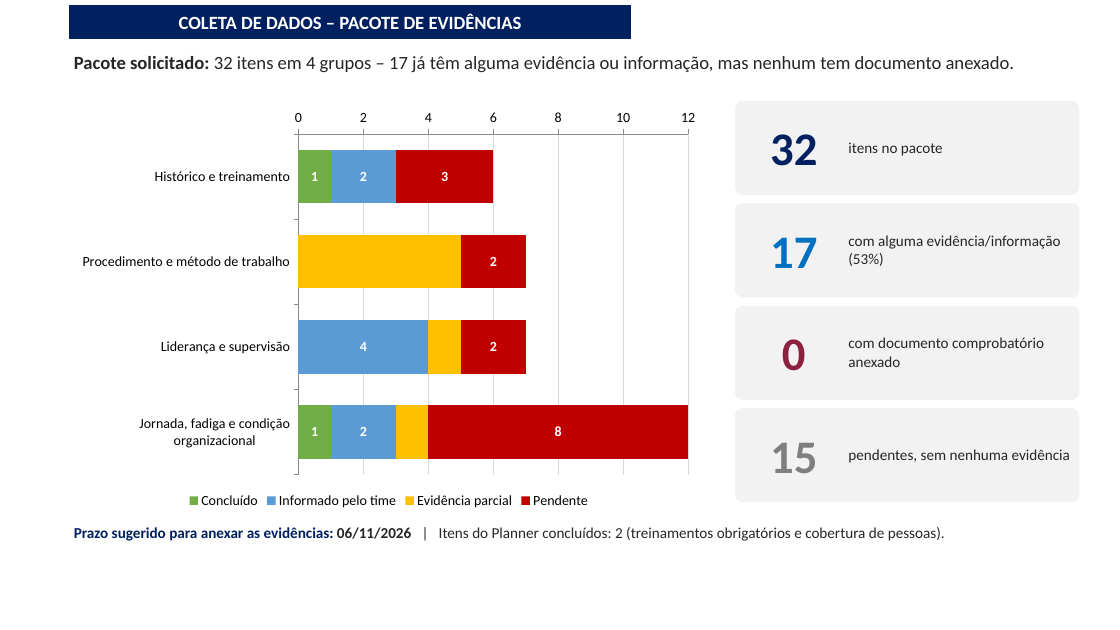
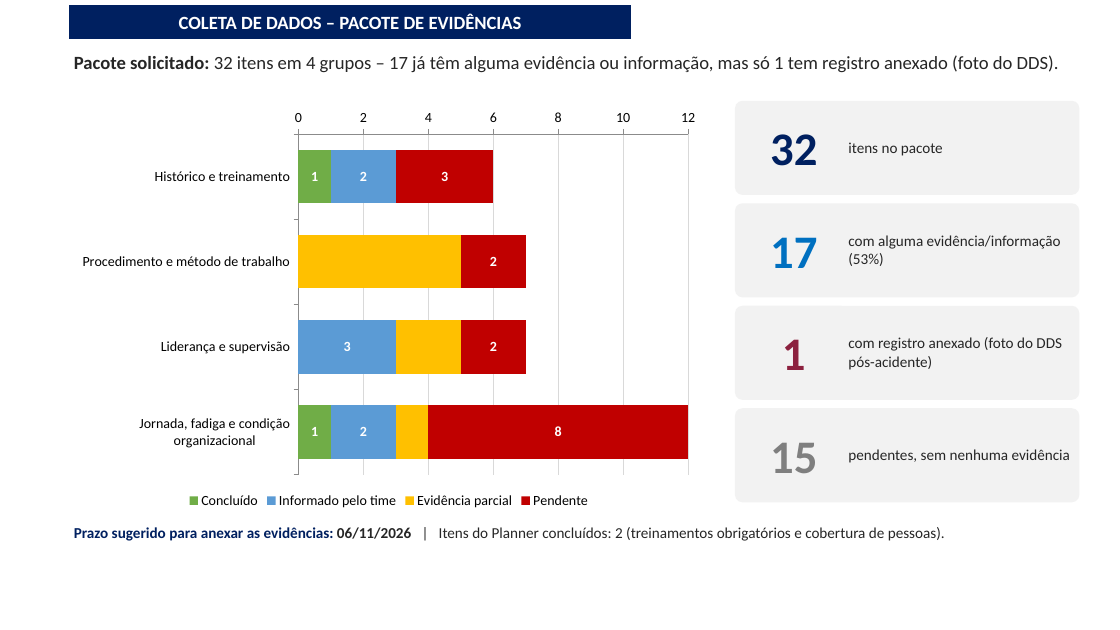
Before and after one commit to luantavarez9/hospital-seguro, a slide deck: slide 6 of entrega_acidente_GRU1/Apresentacao_Ocorrencia_Acidente_GRU_I.pptx. Drawn at 1120x630 pixels with LibreOffice and Linux fonts; fonts in the diff are those of the drawing; background and template pictures are left out. Boxes give left, top, right and bottom in pixels: in the first picture for what was removed or moved away, otherwise in the second. Text is boxed around its words. In the diff, an @@ line names an element or a change of style, - is before the commit and + after.

```diff
--- a/entrega_acidente_GRU1/Apresentacao_Ocorrencia_Acidente_GRU_I.pptx
+++ b/entrega_acidente_GRU1/Apresentacao_Ocorrencia_Acidente_GRU_I.pptx
@@ text at [74,55,1059,72]: text changed @@
-Pacote solicitado: 32 itens em 4 grupos – 17 já têm alguma evidência ou informação, mas nenhum tem documento anexado.
+Pacote solicitado: 32 itens em 4 grupos – 17 já têm alguma evidência ou informação, mas só 1 tem registro anexado (foto do DDS).
@@ bar stacked chart at [70,101,708,513] @@
@@ Informado pelo time, Liderança e supervisão: 4 to 3 @@
@@ Evidência parcial, Liderança e supervisão: 1 to 2 @@
@@ text at [782,339,806,370]: text changed @@
-0
+1
@@ text at [848,337,1062,370]: text changed @@
-com documento comprobatório anexado
+com registro anexado (foto do DDS pós-acidente)
```
Also in this commit, not shown: 6 other slides changed, 1 slide added, 4 other files.
